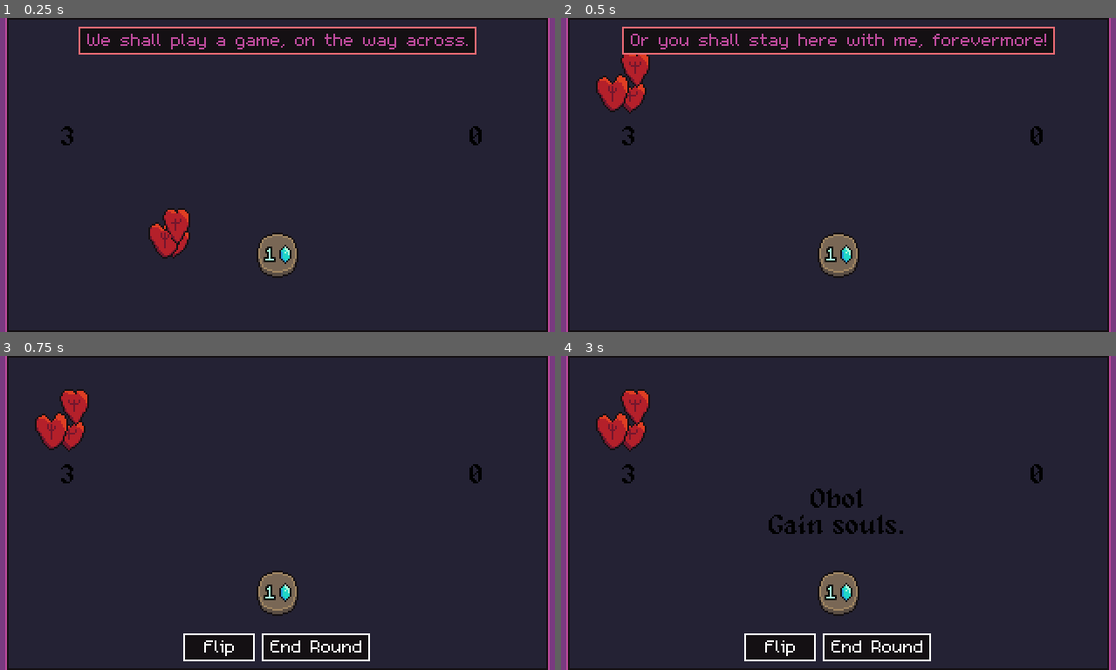
Above: before the commit, frames 1-4 (two rows, left to right).
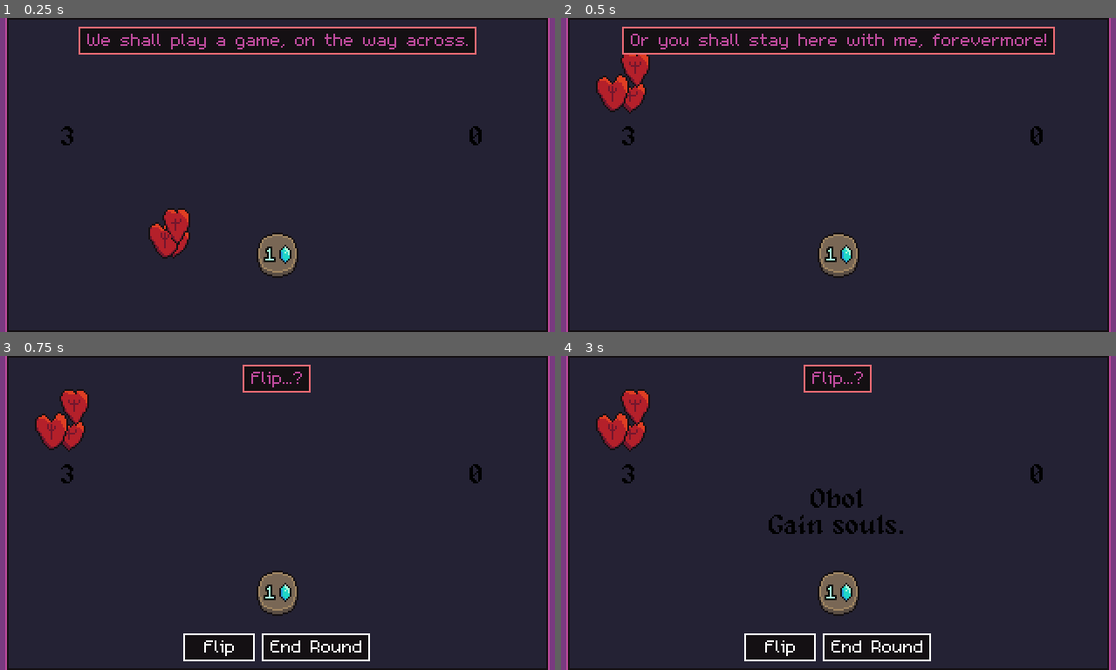
Above: after the commit, the same moments.

Repository: bdunko/Charon-s-Obol
Game: Godot game, scene res://main.tscn
The game is run twice, just before and just after one commit, with the same random seed, the same clock (stepped at 60 frames per second) and the same inputs.
Inputs (mouse positions are in pixels of both pictures, inside the frame that each line leads up to):
- Up to frame 1 (0.25 s): no input
- Up to frame 2 (0.5 s): no input
- Up to frame 3 (0.75 s): tap Enter at 0.5 s; move the mouse to (277, 377) at 0.52 s; click (277, 377) at 0.67 s
- Up to frame 4 (3 s): tap Space at 1.25, 2.75 s; move the mouse to (777, 531) at 1.27 s; click (777, 531) at 1.42 s; tap Enter at 2 s; move the mouse to (894, 443) at 2.02 s; click (894, 443) at 2.17 s; move the mouse to (810, 575) at 2.77 s; click (810, 575) at 2.92 s

Frames 1-2 are identical in both runs. In frame 3, 1.1% of the frame differs, in the area x 43-56%, y 2-12%; in frame 4, 1.1%.
Error in both runs: Assertion failed. (res://global.gd:159)

Commit message:
Small dialogue improvements

Diff:
--- a/main.gd
+++ b/main.gd
@@ -112,6 +112,8 @@
 		_RESET_BUTTON.hide()
 
 func _on_game_end() -> void:
+	var victory = Global.coin_value >= Global.goal_coin_value
+	_CHARON_TEXTBOX.show_dialogue("What? You win? How??" if victory else "Your soul is mine!")
 	_RESET_BUTTON.show()
 
 func _on_reset_button_pressed() -> void:
@@ -141,12 +143,13 @@
 	Global.state = Global.State.BEFORE_FLIP
 
 	_PLAYER_TEXTBOXES.hide()
-	await _CHARON_TEXTBOX.show_dialogue("I am the ferryman Charon, shephard of the dead!")
-	await _CHARON_TEXTBOX.show_dialogue("Fool from Eleusis, you wish to cross the river?")
-	await _CHARON_TEXTBOX.show_dialogue("We shall play a game, on the way across.")
-	await _CHARON_TEXTBOX.show_dialogue("Earn 20 obols by the crossing's end...")
-	await _CHARON_TEXTBOX.show_dialogue("Or you shall stay here with me, forevermore!")
+	await _CHARON_TEXTBOX.flash_dialogue("I am the ferryman Charon, shephard of the dead!")
+	await _CHARON_TEXTBOX.flash_dialogue("Fool from Eleusis, you wish to cross the river?")
+	await _CHARON_TEXTBOX.flash_dialogue("We shall play a game, on the way across.")
+	await _CHARON_TEXTBOX.flash_dialogue("Earn 20 obols by the crossing's end...")
+	await _CHARON_TEXTBOX.flash_dialogue("Or you shall stay here with me, forevermore!")
 	_PLAYER_TEXTBOXES.show()
+	_CHARON_TEXTBOX.show_dialogue("Flip...?")
 
 var flips_completed = 0
 
@@ -164,6 +167,7 @@
 			coin.reset_power_uses()
 
 		Global.state = Global.State.AFTER_FLIP
+		_CHARON_TEXTBOX.show_dialogue("Payoff...")
 		_PLAYER_TEXTBOXES.show()
 
 func _on_flip_button_pressed() -> void:
@@ -189,15 +193,18 @@
 
 	if Global.state != Global.State.GAME_OVER:
 		Global.state = Global.State.BEFORE_FLIP
+		_CHARON_TEXTBOX.show_dialogue("Flip...?")
 
 func _on_continue_button_pressed():
 	# await the voyage here
 	Global.state = Global.State.BEFORE_FLIP #hides the shop
+	_CHARON_TEXTBOX.hide_dialogue()
 	_PLAYER_TEXTBOXES.hide()
 	_VOYAGE.show()
 	await _VOYAGE.move_boat(Global.round_count + 1)
 	_VOYAGE.hide()
 	_PLAYER_TEXTBOXES.show()
+	_CHARON_TEXTBOX.show_dialogue("Flip...?")
 
 	Global.round_count += 1
 
@@ -211,6 +218,7 @@
 	assert(Global.state == Global.State.BEFORE_FLIP)
 	_SHOP.randomize_shop()
 	Global.state = Global.State.SHOP
+	_CHARON_TEXTBOX.show_dialogue("Buy, sell, upgrade...?")
 
 func _on_shop_coin_purchased(coin: CoinEntity, price: int):
 	# make sure we can afford this coin
@@ -226,7 +234,6 @@
 
 	_gain_coin_entity(coin)
 
-#todo - refactor this
 func _gain_coin(coin: Global.Coin) -> void:
 	var new_coin: CoinEntity = _COIN_SCENE.instantiate()
 	new_coin.clicked.connect(_on_coin_clicked)
--- a/ui/charon_textbox.gd
+++ b/ui/charon_textbox.gd
@@ -6,26 +6,20 @@
 func _ready():
 	assert(_TEXTBOX)
 
-func _on_state_changed() -> void:
-	match(Global.state):
-		Global.State.BEFORE_FLIP:
-			show_dialogue("Flip...?")
-		Global.State.AFTER_FLIP:
-			show_dialogue("Payoff...")
-		Global.State.SHOP:
-			show_dialogue("Buy or sell...?")
-		Global.State.GAME_OVER:
-			var victory = Global.coin_value >= Global.goal_coin_value
-			show_dialogue("What? You win? How??" if victory else "Your soul is mine!")
-
 #func _input(_event: InputEvent) -> void:
 #	if Input.is_anything_pressed():
 #		print("pressed")
 #	else:
 #		print("unpressed!")
 
+func hide_dialogue() -> void:
+	hide()
+
 func show_dialogue(dialogue: String) -> void:
 	show()
 	_TEXTBOX.set_text(dialogue)
+
+func flash_dialogue(dialogue: String) -> void:
+	show_dialogue(dialogue)
 	await Global.delay(0.1)
 	hide()
